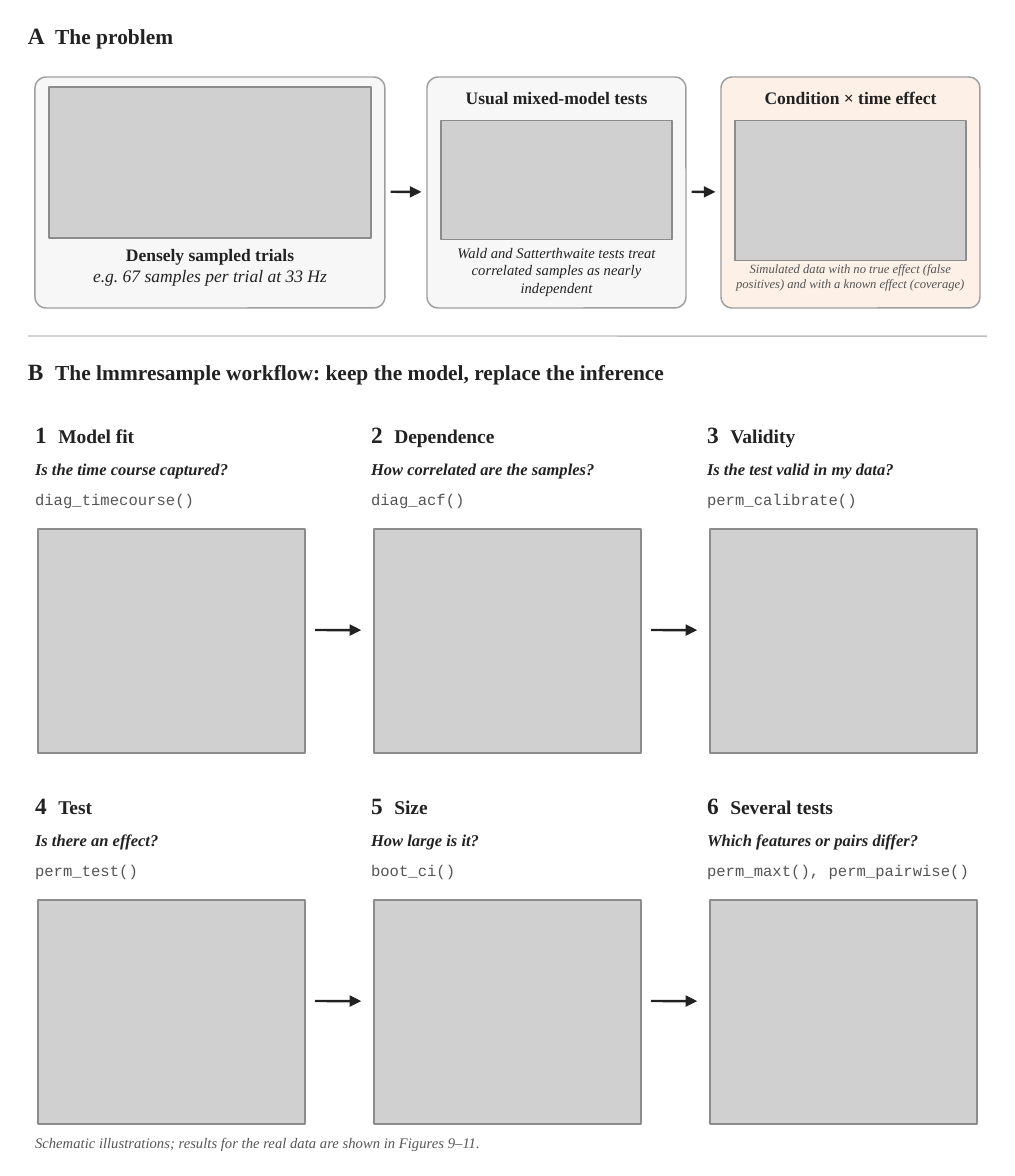
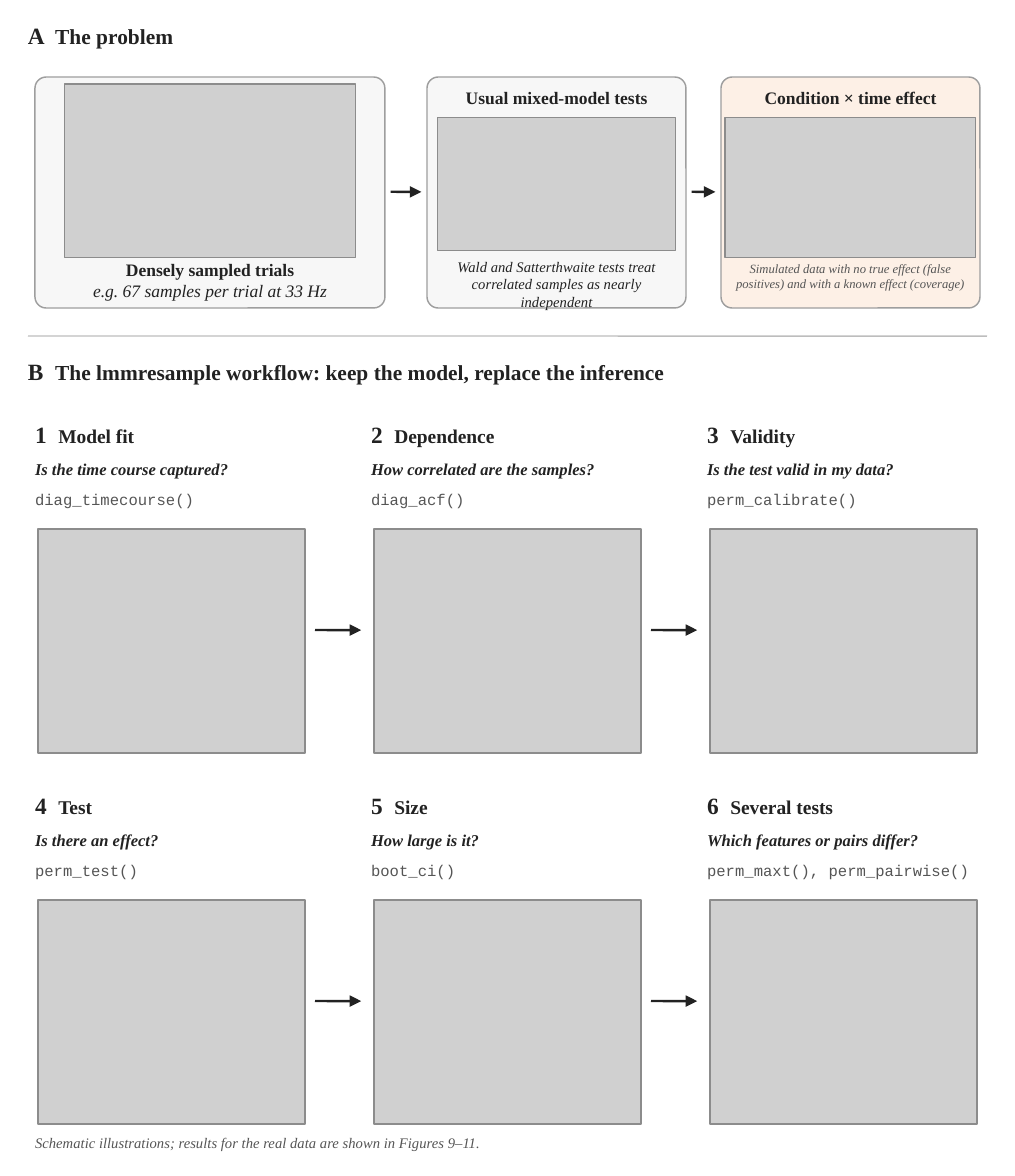
Before and after one commit to ricardo-martinez-flores/lmmresample-paper, a slide deck: slide 1 of diagrams/figure1_workflow.pptx. Drawn at 1015x1176 pixels with LibreOffice and Linux fonts; fonts in the diff are those of the drawing; grey boxes stand for pictures. Boxes give left, top, right and bottom in pixels: in the first picture for what was removed or moved away, otherwise in the second. Text is boxed around its words. In the diff, an @@ line names an element or a change of style, - is before the commit and + after.

```diff
--- a/diagrams/figure1_workflow.pptx
+++ b/diagrams/figure1_workflow.pptx
@@ picture: place and size @@
-picture at [49,87,371,238]
+picture at [64,84,356,258]
@@ picture: place and size @@
-picture at [441,120,672,239]
+picture at [437,118,675,251]
@@ picture: place and size @@
-picture at [735,120,966,260]
+picture at [725,118,976,258]
@@ text "Densely sampled trials": place and size @@
-text "Densely sampled trials" at [93,249,326,286]
+text "Densely sampled trials" at [93,264,326,301]
@@ text "Wald and Satterthwaite tests treat ...": place and size @@
-text "Wald and Satterthwaite tests treat ..." at [457,248,655,296]
+text "Wald and Satterthwaite tests treat ..." at [457,262,655,310]
```
Also in this commit, not shown: 18 other files.
